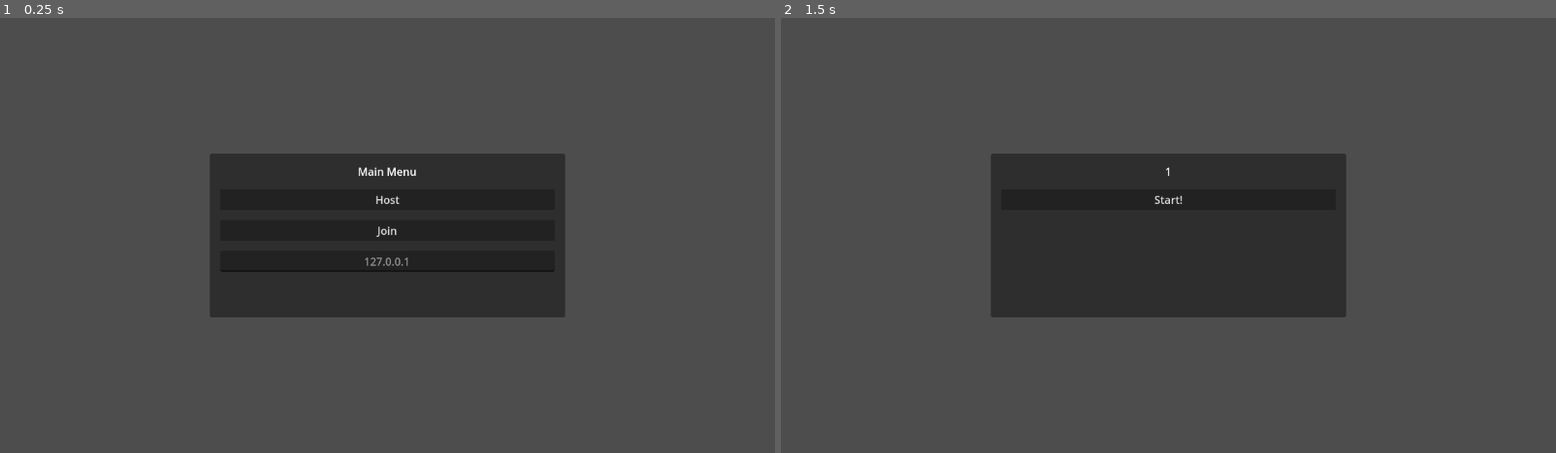
Above: before the commit, frames 1-2 (left to right).
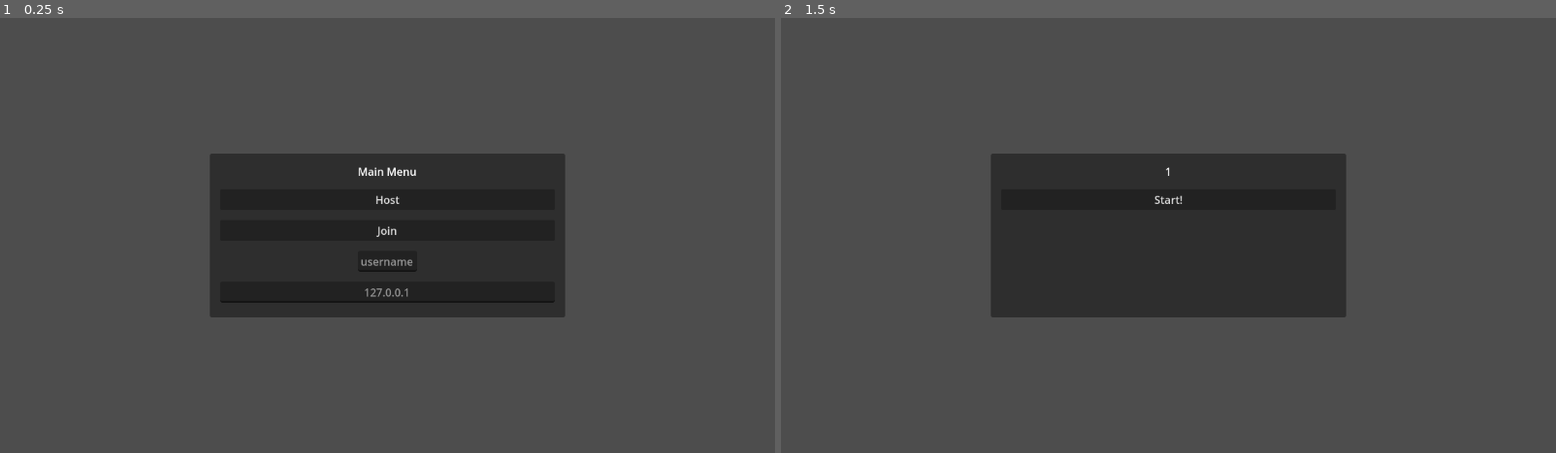
Above: after the commit, the same moments.

Repository: aidan-j-rhoden/plunger
Game: Godot game, scene res://menu/menu.tscn
The game is run twice, just before and just after one commit, with the same random seed, the same clock (stepped at 60 frames per second) and the same inputs.
Inputs (mouse positions are in pixels of both pictures, inside the frame that each line leads up to):
- Up to frame 1 (0.25 s): no input
- Up to frame 2 (1.5 s): tap Enter at 0.5 s; move the mouse to (1339, 213) at 0.52 s; hold D (right) 0.53-1.25 s; tap X (crouch) at 0.6 s; tap Space (jump) at 0.77 s; click "Host" at 1.25 s

The runs differ from the first frame. In frame 1, 0.4% of the frame differs, in the area x 28-72%, y 55-66%; in frame 2, nothing differs.

Commit message:
Started work on usernames

Diff:
--- /dev/null
+++ b/globals.gd
@@ -0,0 +1,3 @@
+extends Node
+
+@export var game_playing := false
--- a/menu/menu.gd
+++ b/menu/menu.gd
@@ -3,6 +3,7 @@
 @onready var main_menu = $MainMenu
 @onready var address = $MainMenu/MarginContainer/VBoxContainer/address
 @onready var ready_menu = $ReadyMenu
+@onready var username = $MainMenu/MarginContainer/VBoxContainer/HBoxContainer/username
 
 const Player = preload("res://player/player.tscn")
 const levels = [preload("res://world.tscn")]
@@ -85,6 +86,7 @@
 @rpc("call_local", "reliable")
 func pre_start_game(level):
 	await get_tree().create_timer(1).timeout
+	Globals.game_playing = true
 	print("Server told " + str(multiplayer.get_unique_id()) + " to prestart the game!")
 
 	main_menu.hide()
--- a/menu/menu.tscn
+++ b/menu/menu.tscn
@@ -47,6 +47,16 @@
 layout_mode = 2
 text = "Join"
 
+[node name="HBoxContainer" type="HBoxContainer" parent="MainMenu/MarginContainer/VBoxContainer"]
+layout_mode = 2
+alignment = 1
+
+[node name="username" type="LineEdit" parent="MainMenu/MarginContainer/VBoxContainer/HBoxContainer"]
+layout_mode = 2
+placeholder_text = "username"
+alignment = 1
+expand_to_text_length = true
+
 [node name="address" type="LineEdit" parent="MainMenu/MarginContainer/VBoxContainer"]
 layout_mode = 2
 placeholder_text = "127.0.0.1"
--- a/project.godot
+++ b/project.godot
@@ -14,6 +14,10 @@
 run/main_scene="res://menu/menu.tscn"
 config/features=PackedStringArray("4.0", "Forward Plus")
 config/icon="res://plunger.png"
+
+[autoload]
+
+Globals="*res://globals.gd"
 
 [input]
 
